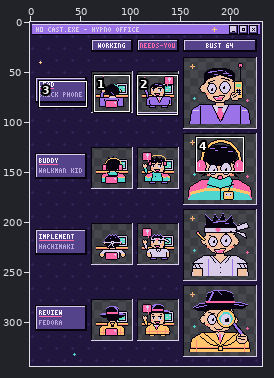
Edited in one commit: pixel-art file (art/cast/hypno/sheet.aseprite). Above, an overview of the earlier version with the close-up marked.
Close-up. Before the edit:
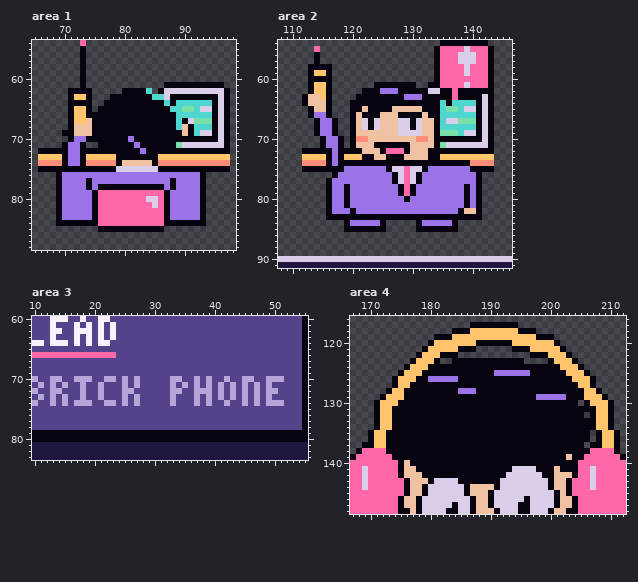
232x344 pixels, 1 frame. Shown: area 1: x 65..98, y 54..88; area 2: x 108..146, y 54..91; area 3: x 10..55, y 60..83; area 4: x 167..212, y 116..148. The commit also changed other parts of the picture, which this record leaves out.
The result:
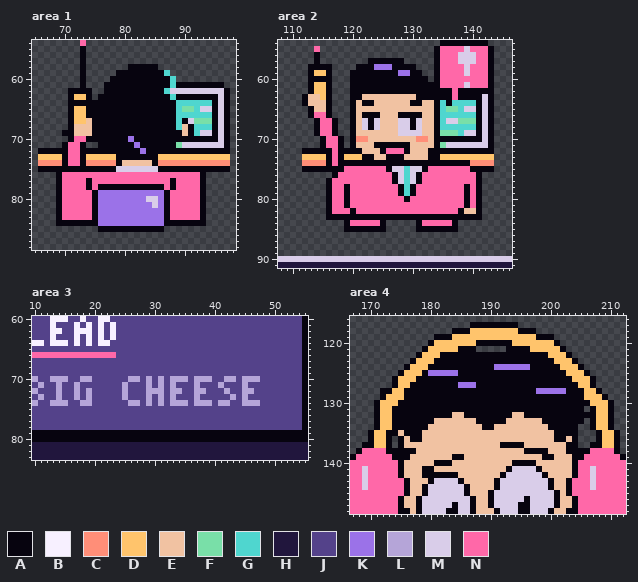
Palette (. is transparent): A #07040f  B #f7f0ff  C #ff8e78  D #ffc46c  E #f1c2a2  F #79dfa8  G #4fd6cf  H #21163d  J #54428a  K #9b72e8  L #b5a5d8  M #d9cde9  N #ff68a8
The edit:
Area 1:
y 58: x 81..85 ..... -> AAAAA
y 59: x 79..87 ......... -> AAAAAAAAG
y 60: x 78..88 ........... -> AAAAAAAAAAG
y 61: x 77..86 .......... -> AAAAAAAAAA; x 88 A -> G
y 62: x 77..79 ... -> AAA; x 84..85 G. -> AA; x 87 M -> G
y 63: x 76..77 .. -> AA; x 85..88 GGMA -> AAAG
y 64: x 75..76 .. -> AA; x 87 G -> A
y 65: x 75 . -> A; x 88 G -> A
y 70: x 72..73 KK -> NN
y 71..74: x 71..72 KK -> NN
y 76: x 70..92 KKKKKKKKKKKKKKKKKKKKKKK -> NNNNNNNNNNNNNNNNNNNNNNN
y 77: x 70..73 KKKK -> NNNN; x 75..87 KKKKKKKKKKKKK -> NNNNNNNNNNNNN; x 89..92 KKKK -> NNNN
y 78: x 70..73 KKKK -> NNNN; x 75 K -> N; x 87 K -> N; x 89..92 KKKK -> NNNN
y 79: x 70..74 KKKKK -> NNNNN; x 76..86 NNNNNNNNNNN -> KKKKKKKKKKK; x 88..92 KKKKK -> NNNNN
y 80: x 70..74 KKKKK -> NNNNN; x 76..83 NNNNNNNN -> KKKKKKKK; x 86 N -> K; x 88..92 KKKKK -> NNNNN
y 81: x 70..74 KKKKK -> NNNNN; x 76..84 NNNNNNNNN -> KKKKKKKKK; x 86 N -> K; x 88..92 KKKKK -> NNNNN
y 82..83: x 70..74 KKKKK -> NNNNN; x 76..86 NNNNNNNNNNN -> KKKKKKKKKKK; x 88..92 KKKKK -> NNNNN
y 84: x 76..86 NNNNNNNNNNN -> KKKKKKKKKKK
Area 2:
y 57: x 123..128 ...... -> AAAAAA
y 58: x 121..130 .......... -> AAAKKKAAAA
y 59: x 120..131 ............ -> AAAAAAAAKKAA
y 60: x 120..132 ............. -> AAAAAAAAAAAAA
y 61: x 120..123 .... -> AAAA; x 131..132 .. -> AA
y 62: x 120..121 .. -> AA; x 125..127 KKK -> AAA; x 133..134 MM -> AA
y 63: x 120 . -> A; x 122..131 AAAAAAAKKK -> EEEEEEEEEA
y 64: x 121 A -> E; x 124..129 AAAAAA -> EEEEEE; x 132..133 AA -> EE
y 65: x 121 A -> E; x 123..126 AAAA -> EEEE; x 132..133 AA -> EE
y 66: x 114..115 KK -> NN; x 133 A -> E
y 67..69: x 115..116 KK -> NN
y 70..71: x 116..117 KK -> NN
y 72..74: x 117 K -> N
y 75: x 119..125 KKKKKKK -> NNNNNNN; x 129 N -> G; x 133..139 KKKKKKK -> NNNNNNN
y 76: x 118..126 KKKKKKKKK -> NNNNNNNNN; x 129 N -> G; x 132..140 KKKKKKKKK -> NNNNNNNNN
y 77: x 117..126 KKKKKKKKKK -> NNNNNNNNNN; x 129 N -> G; x 132..140 KKKKKKKKK -> NNNNNNNNN
y 78..79: x 117..118 KK -> NN; x 120..127 KKKKKKKK -> NNNNNNNN; x 129 N -> G; x 131..138 KKKKKKKK -> NNNNNNNN; x 140 K -> N
y 80: x 117..118 KK -> NN; x 120..128 KKKKKKKKK -> NNNNNNNNN; x 130..138 KKKKKKKKK -> NNNNNNNNN; x 140 K -> N
y 81: x 117..118 KK -> NN; x 120..138 KKKKKKKKKKKKKKKKKKK -> NNNNNNNNNNNNNNNNNNN; x 140 K -> N
y 82: x 117..119 KKK -> NNN; x 121..137 KKKKKKKKKKKKKKKKK -> NNNNNNNNNNNNNNNNN
y 84: x 120..124 KKKKK -> NNNNN; x 132..136 KKKKK -> NNNNN
Area 3:
y 70: x 15 J -> L; x 17 L -> J; x 22..23 LL -> JJ; x 25..26 LJ -> JL; x 29 J -> L; x 31 J -> L; x 35 J -> L; x 38 J -> L; x 43 J -> L; x 47 J -> L; x 49..51 LLL -> JJJ
y 71: x 13..15 LJL -> JLJ; x 17..18 JL -> LJ; x 21 L -> J; x 27 L -> J; x 29 J -> L; x 31 J -> L; x 35 L -> J; x 39 L -> J; x 43 L -> J; x 47 L -> J; x 49 L -> J
y 72: x 13 L -> J; x 17..19 JLJ -> LJL; x 21 L -> J; x 26 L -> J; x 29..31 JJJ -> LLL; x 39 L -> J; x 41..43 LJL -> JLJ; x 46..47 JL -> LJ; x 49..50 LL -> JJ
y 73: x 13..15 LJL -> JLJ; x 17..19 JLJ -> LJL; x 21 L -> J; x 27 L -> J; x 29 J -> L; x 31 J -> L; x 39 L -> J; x 41 L -> J; x 47 L -> J; x 49 L -> J
y 74: x 14 J -> L; x 17 L -> J; x 22..23 LL -> JJ; x 25..26 LJ -> JL; x 29 J -> L; x 31 J -> L; x 34..35 JJ -> LL; x 38 J -> L; x 41 J -> L; x 46 J -> L; x 49..51 LLL -> JJJ
Area 4:
y 121: x 193 . -> A
y 122: x 185..196 ............ -> AAAAAAAAAAAA
y 123: x 182..183 .. -> AA; x 196..199 .... -> AAAA
y 124: x 191..196 AAAAAA -> KKKKKK
y 125: x 180..184 AAAAA -> KKKKK; x 191..196 KKKKKK -> AAAAAA
y 126: x 180..184 KKKKK -> AAAAA
y 127: x 185..187 AAA -> KKK
y 128: x 172 . -> A; x 185..187 KKK -> AAA; x 198..202 AAAAA -> KKKKK
y 129: x 198..202 KKKKK -> AAAAA
y 130: x 205 . -> A
y 131: x 206 A -> .
y 132: x 184..185 AA -> EE; x 194..195 AA -> EE; x 206 . -> A
y 133: x 181..187 AAAAAAA -> EEEEEEE; x 193..198 AAAAAA -> EEEEEE; x 206 A -> .
y 134: x 180..188 AAAAAAAAA -> EEEEEEEEE; x 191..199 AAAAAAAAA -> EEEEEEEEE; x 205..206 AA -> ..
y 135: x 175 A -> E; x 179..200 AAAAAAAAAAAAAAAAAAAAAA -> EEEEEEEEEEEEEEEEEEEEEE; x 205..206 AA -> ..
y 136: x 174 A -> .; x 176 A -> E; x 179..200 AAAAAAAAAAAAAAAAAAAAAA -> EEEEEEEEEEEEEEEEEEEEEE; x 203 A -> E; x 205..206 AA -> ..
y 137: x 174 A -> .; x 176..191 AAAAAAAAAAAAAAAA -> EEEEEEEEEEEEEEEE; x 196..202 AAAAAAA -> EEEEEEE; x 205 A -> .
y 138: x 178..195 AAAAAAAAAAAAAAAAAA -> EEEEEEEEEEEEEEEEEE; x 200..202 AAA -> EEE
y 139: x 177..183 AAAAAAA -> EEEEEEE; x 186..198 AAAAAAAAAAAAA -> EEEEEEEEEEEEE; x 201..202 AA -> EE
y 140: x 177..180 AAAA -> EEEE; x 184..193 AAAAAAAAAA -> EEEEEEEEEE; x 198..203 AAAAAA -> EEEEEE
y 141: x 178 A -> E; x 181..192 AAAAAAAAAAAA -> EEEEEEEEEEEE; x 199..200 AA -> EE; x 202..203 AA -> EE
y 142: x 185..191 AAAAAAA -> EEEEEEE; x 200 A -> E
y 143: x 186..190 AAAAA -> EEEEE
Boxes around the changes in both close-ups, in picture pixels (x1, y1, x2, y2):
changed: (92, 64, 176, 112)
changed: (62, 136, 200, 226)
changed: (314, 58, 476, 226)
changed: (50, 376, 284, 406)
changed: (392, 346, 590, 484)
added: (380, 388, 386, 394)
